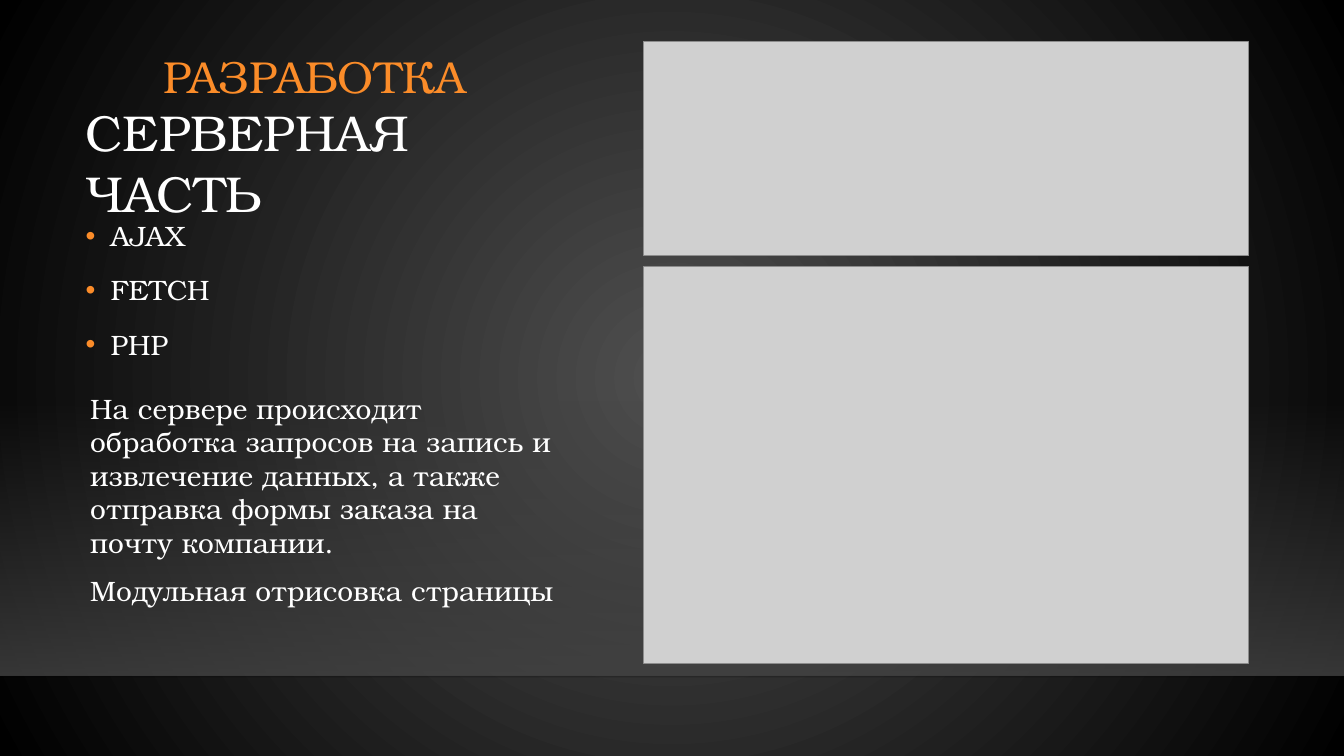
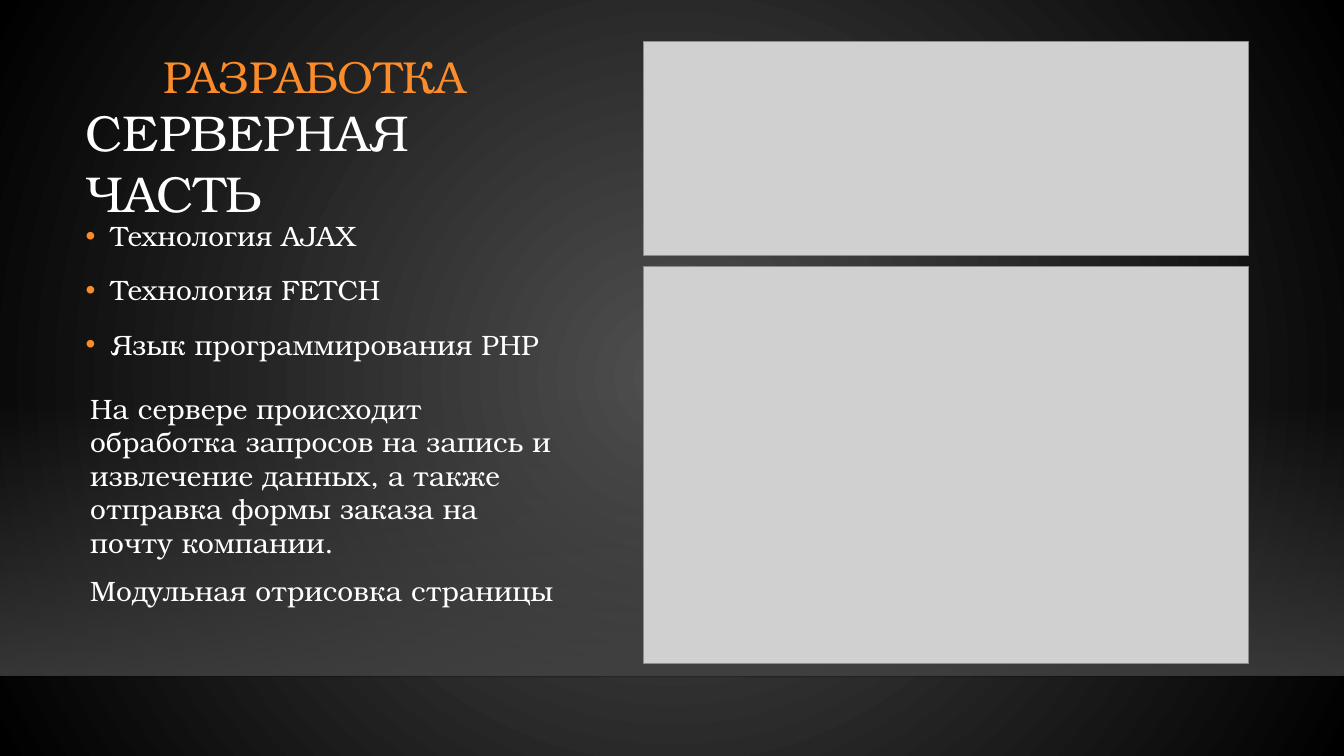
Before and after one commit to gunger28/diploma, a slide deck: slide 9 of Гунгер Диплом презентация.pptx (slide 8 before the commit). Drawn at 1344x756 pixels with LibreOffice and Linux fonts; fonts in the diff are those of the drawing; grey boxes stand for pictures; background and template pictures are left out. Boxes give left, top, right and bottom in pixels: in the first picture for what was removed or moved away, otherwise in the second. Text is boxed around its words. In the diff, an @@ line names an element or a change of style, - is before the commit and + after.

```diff
--- a/Гунгер Диплом презентация.pptx
+++ b/Гунгер Диплом презентация.pptx
@@ text at (111,227,538,362): text changed @@
-• AJAX
-• FETCH
-• PHP
+• Технология AJAX
+• Технология FETCH
+• Язык программирования PHP
```
Also in this commit, not shown: 8 other slides changed, 2 slides added, 3 other files.
